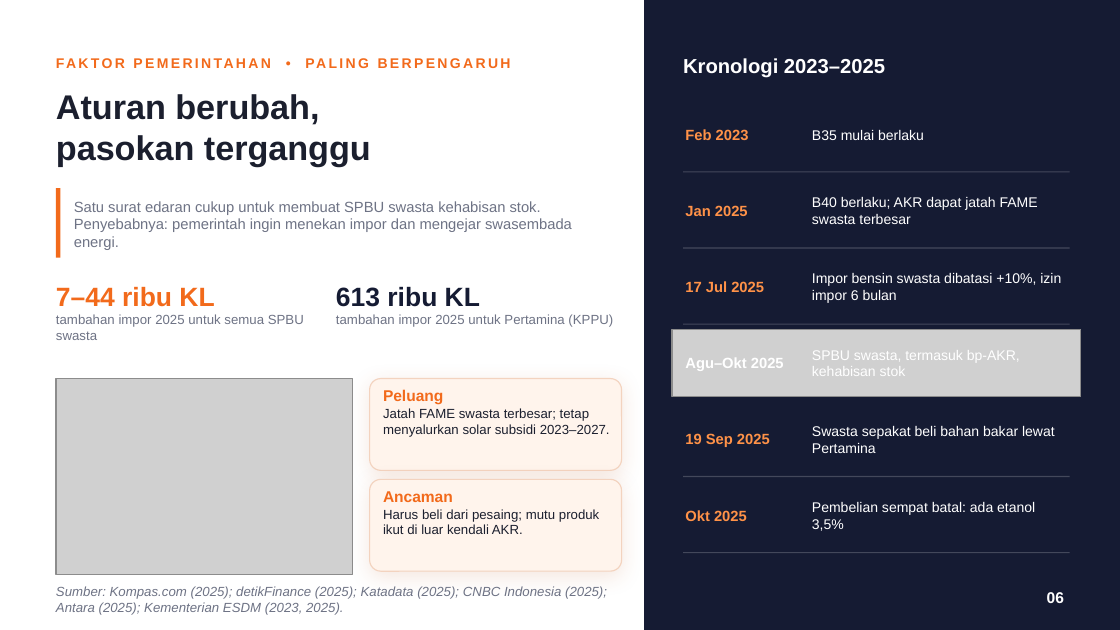
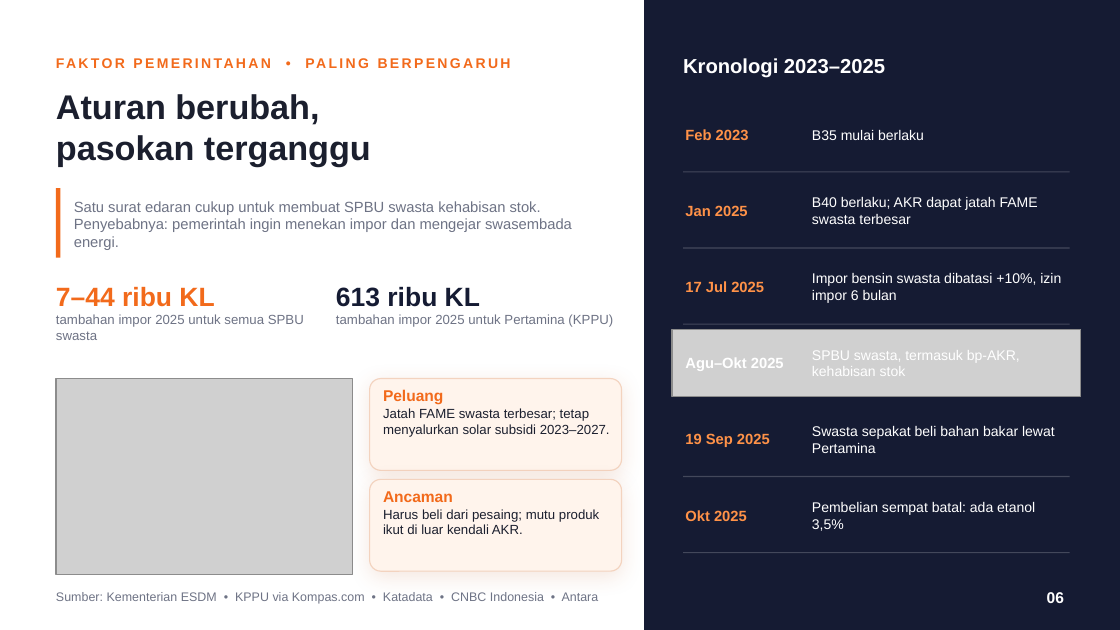
Before and after one commit to aslihabnuri/Dom-Manipulation, a slide deck: slide 6 of output-paper-GBE/Presentasi GBE - Aulia Sisca Rahmadiyanti - SEMBA 51A - PT AKR Corporindo Tbk.pptx. Drawn at 1120x630 pixels with LibreOffice and Linux fonts; fonts in the diff are those of the drawing; grey boxes stand for pictures; background and template pictures are left out. Boxes give left, top, right and bottom in pixels: in the first picture for what was removed or moved away, otherwise in the second. Text is boxed around its words. In the diff, an @@ line names an element or a change of style, - is before the commit and + after.

```diff
--- a/output-paper-GBE/Presentasi GBE - Aulia Sisca Rahmadiyanti - SEMBA 51A - PT AKR Corporindo Tbk.pptx
+++ b/output-paper-GBE/Presentasi GBE - Aulia Sisca Rahmadiyanti - SEMBA 51A - PT AKR Corporindo Tbk.pptx
@@ text at [56,592,599,604]: text changed; size 8.5 to 8 pt; italic off @@
-Sumber: Kompas.com (2025); detikFinance (2025); Katadata (2025); CNBC Indonesia (2025); Antara (2025); Kementerian ESDM (2023, 2025).
+Sumber: Kementerian ESDM • KPPU via Kompas.com • Katadata • CNBC Indonesia • Antara
```
Also in this commit, not shown: 8 other slides changed, 1 slide added, 1 slide removed, 3 other files.
